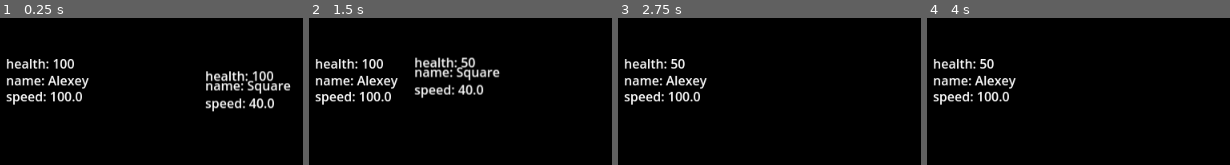
Above: before the commit, frames 1-4 (left to right).
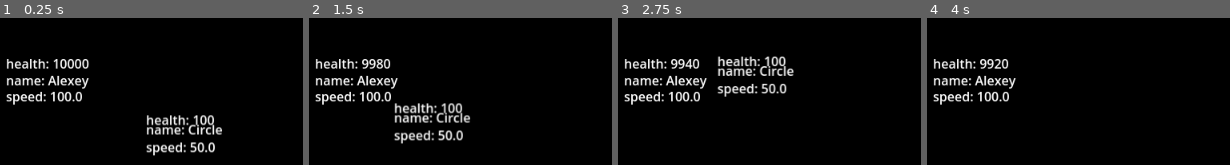
Above: after the commit, the same moments.

Repository: xxxxx-community/TheAihopGG-godot-wild-jam-80
Game: Godot game, scene res://scenes/objects/world/world.tscn
Two runs of this game, one before a commit and one after it. Both use one fixed random seed, a clock stepped at 60 frames per second and the inputs below.
Inputs (mouse positions are in pixels of both pictures, inside the frame that each line leads up to):
- Up to frame 1 (0.25 s): no input
- Up to frame 2 (1.5 s): move the mouse to (505, 94) at 0.52 s; hold D (move_right) 0.53-1.28 s; click (505, 94) at 0.6 s; move the mouse to (outside the picture) at 1.27 s; hold Down (move_down) from 1.28 s (still down); tap 1 (select_weapon_1) at 1.35 s
- Up to frame 3 (2.75 s): click (outside the picture) at 1.55 s; move the mouse to (outside the picture) at 2.02 s; release Down (move_down) at 2.03 s; hold D (move_right) from 2.03 s (still down); tap 2 (select_weapon_2) at 2.1 s; click (outside the picture) at 2.3 s
- Up to frame 4 (4 s): move the mouse to (outside the picture) at 2.77 s; release D (move_right) at 2.78 s; hold Up (move_up) 2.78-3.53 s; tap 3 (select_weapon_3) at 2.85 s; click (outside the picture) at 3.05 s; move the mouse to (outside the picture) at 3.52 s; hold A (move_left) from 3.53 s (still down); click (outside the picture) at 3.6 s

The runs differ from the first frame. In frame 1, 6.3% of the frame differs, in the area x 24-97%, y 27-94%; in frame 2, 6.7%, in the area x 17-64%, y 26-86%; in frame 3, 3.4%; in frame 4, 0.4%.

Commit message:
feat: circle enemy

Diff:
--- /dev/null
+++ b/scenes/characters/enemies/circle_enemy/circle_enemy.gd
@@ -0,0 +1,22 @@
+extends Enemy
+
+@export var shoot_time: float
+@export var min_distance_to_target: float
+
+@onready var shoot_timer: Timer = get_node("%ShootTimer")
+@onready var circle_weapon: Weapon = get_node("%CircleWeapon")
+
+func _ready():
+	super._ready()
+	shoot_timer.wait_time = shoot_time
+	shoot_timer.start()
+
+func _process(delta):
+	if global_position.distance_to(default_target.global_position) > min_distance_to_target:
+		move_direction = (default_target.global_position - global_position).normalized()
+	else:
+		move_direction = -(default_target.global_position - global_position).normalized()
+	super._process(delta)
+
+func _on_shoot_timer_timeout() -> void:
+	circle_weapon._shoot((default_target.global_position - global_position).normalized(), ["player"])
--- /dev/null
+++ b/scenes/characters/enemies/circle_enemy/circle_enemy.tscn
@@ -0,0 +1,40 @@
+[gd_scene load_steps=6 format=3 uid="uid://bq50sj2kb3qjx"]
+
+[ext_resource type="PackedScene" uid="uid://dxspf3653vgjx" path="res://scenes/characters/enemies/enemy/enemy.tscn" id="1_s236b"]
+[ext_resource type="Script" uid="uid://cn7ogcllvoxuo" path="res://scenes/characters/enemies/circle_enemy/circle_enemy.gd" id="2_8f01s"]
+[ext_resource type="PackedScene" uid="uid://dxbtr54rk3k0a" path="res://scenes/objects/weapons/circle_weapon/circle_weapon.tscn" id="3_d34tg"]
+
+[sub_resource type="CircleShape2D" id="CircleShape2D_d34tg"]
+radius = 25.02
+
+[sub_resource type="CircleShape2D" id="CircleShape2D_11pbf"]
+radius = 33.2415
+
+[node name="CircleEnemy" instance=ExtResource("1_s236b")]
+script = ExtResource("2_8f01s")
+shoot_time = 0.2
+min_distance_to_target = 100.0
+character_name = "Circle"
+speed = 50.0
+health = 100
+max_health = 100
+
+[node name="CollisionShape2D" parent="." index="1"]
+shape = SubResource("CircleShape2D_d34tg")
+
+[node name="AnimatedSprite2D" parent="." index="2"]
+scale = Vector2(65.2369, 35.3046)
+
+[node name="ShootTimer" type="Timer" parent="Timers" index="1"]
+unique_name_in_owner = true
+
+[node name="CollisionShape2D" parent="AttackArea" index="0"]
+shape = SubResource("CircleShape2D_11pbf")
+
+[node name="Weapons" type="Node" parent="." index="7"]
+
+[node name="CircleWeapon" parent="Weapons" index="0" node_paths=PackedStringArray("parent") instance=ExtResource("3_d34tg")]
+unique_name_in_owner = true
+parent = NodePath("../..")
+
+[connection signal="timeout" from="Timers/ShootTimer" to="." method="_on_shoot_timer_timeout"]
--- a/scenes/characters/enemies/enemy/enemy.tscn
+++ b/scenes/characters/enemies/enemy/enemy.tscn
@@ -1,12 +1,7 @@
-[gd_scene load_steps=5 format=3 uid="uid://dxspf3653vgjx"]
+[gd_scene load_steps=3 format=3 uid="uid://dxspf3653vgjx"]
 
 [ext_resource type="PackedScene" uid="uid://eef514p0jwil" path="res://scenes/characters/character/character.tscn" id="1_8ucer"]
 [ext_resource type="Script" uid="uid://dvv4vbxfsa63h" path="res://scenes/characters/enemies/enemy/enemy.gd" id="2_gkyfy"]
-
-[sub_resource type="CircleShape2D" id="CircleShape2D_gkyfy"]
-
-[sub_resource type="CircleShape2D" id="CircleShape2D_t2ilc"]
-radius = 19.0263
 
 [node name="Enemy" groups=["enemy"] instance=ExtResource("1_8ucer")]
 collision_layer = 6
@@ -18,7 +13,6 @@
 speed = 100.0
 
 [node name="CollisionShape2D" parent="." index="1"]
-shape = SubResource("CircleShape2D_gkyfy")
 debug_color = Color(0.996078, 0, 0, 0.419608)
 
 [node name="CollideDamageTimer" type="Timer" parent="Timers" index="0"]
@@ -31,7 +25,6 @@
 collision_mask = 2
 
 [node name="CollisionShape2D" type="CollisionShape2D" parent="AttackArea" index="0"]
-shape = SubResource("CircleShape2D_t2ilc")
 debug_color = Color(0.608941, 0.539551, 0, 0.42)
 
 [connection signal="timeout" from="Timers/CollideDamageTimer" to="." method="_on_collide_damage_timer_timeout"]
--- /dev/null
+++ b/scenes/objects/weapons/circle_weapon/circle_weapon.gd
@@ -0,0 +1,22 @@
+extends Weapon
+
+func get_shoot_directions(target_vector: Vector2) -> Array[Vector2]:
+	return [
+		target_vector,
+		Vector2(-target_vector.x, -target_vector.y),
+		Vector2(-target_vector.y, target_vector.x),
+		Vector2(target_vector.y, -target_vector.x)
+	]
+
+func _shoot(target_direction: Vector2, target_groups: Array[String]):
+	if can_shoot:
+		for direction in get_shoot_directions(target_direction):
+			var bullet_instance = bullet.instantiate()
+
+			bullet_instance.target_groups = target_groups
+			bullet_instance.parent = parent
+			bullet_instance.move_direction = direction
+
+			add_child(bullet_instance)
+		can_shoot = false
+		duration_timer.start(duration)
--- /dev/null
+++ b/scenes/objects/weapons/circle_weapon/circle_weapon.tscn
@@ -0,0 +1,10 @@
+[gd_scene load_steps=4 format=3 uid="uid://dxbtr54rk3k0a"]
+
+[ext_resource type="PackedScene" uid="uid://cmf2avpjyp04f" path="res://scenes/objects/weapons/weapon/weapon.tscn" id="1_wbxsu"]
+[ext_resource type="Script" uid="uid://b331e8vgkq7y" path="res://scenes/objects/weapons/circle_weapon/circle_weapon.gd" id="2_ptx0u"]
+[ext_resource type="PackedScene" uid="uid://6byno0c33i7s" path="res://scenes/objects/bullets/square_enemy_bullet/square_enemy_bullet.tscn" id="3_2yxmk"]
+
+[node name="CircleWeapon" instance=ExtResource("1_wbxsu")]
+script = ExtResource("2_ptx0u")
+bullet = ExtResource("3_2yxmk")
+duration = 0.0
--- a/scenes/objects/world/world.tscn
+++ b/scenes/objects/world/world.tscn
@@ -3,7 +3,7 @@
 [ext_resource type="Script" uid="uid://8n87xxfrg1wu" path="res://scenes/objects/world/world.gd" id="1_gmxm5"]
 [ext_resource type="PackedScene" uid="uid://5bh1m3ruoeml" path="res://scenes/objects/world_borders/world_borders.tscn" id="3_3kq53"]
 [ext_resource type="PackedScene" uid="uid://dy3tbnu1cbd80" path="res://scenes/characters/player/player.tscn" id="3_neq0c"]
-[ext_resource type="PackedScene" uid="uid://bwulfswkp185v" path="res://scenes/characters/enemies/square_enemy/square_enemy.tscn" id="4_neq0c"]
+[ext_resource type="PackedScene" uid="uid://bq50sj2kb3qjx" path="res://scenes/characters/enemies/circle_enemy/circle_enemy.tscn" id="4_neq0c"]
 
 [node name="World" type="Node2D"]
 script = ExtResource("1_gmxm5")
@@ -16,8 +16,8 @@
 [node name="Characters" type="Node" parent="."]
 
 [node name="Player" parent="Characters" instance=ExtResource("3_neq0c")]
+health = 10000
+max_health = 10000
 
-[node name="SquareEnemy" parent="Characters" node_paths=PackedStringArray("default_target") instance=ExtResource("4_neq0c")]
-position = Vector2(239, -9)
-shoot_duration = 2.0
-default_target = NodePath("../Player")
+[node name="CircleEnemy" parent="Characters" instance=ExtResource("4_neq0c")]
+position = Vector2(167, 50)
Not shown, added: scenes/characters/enemies/circle_enemy/circle_enemy.gd.uid
Not shown, added: scenes/objects/weapons/circle_weapon/circle_weapon.gd.uid
